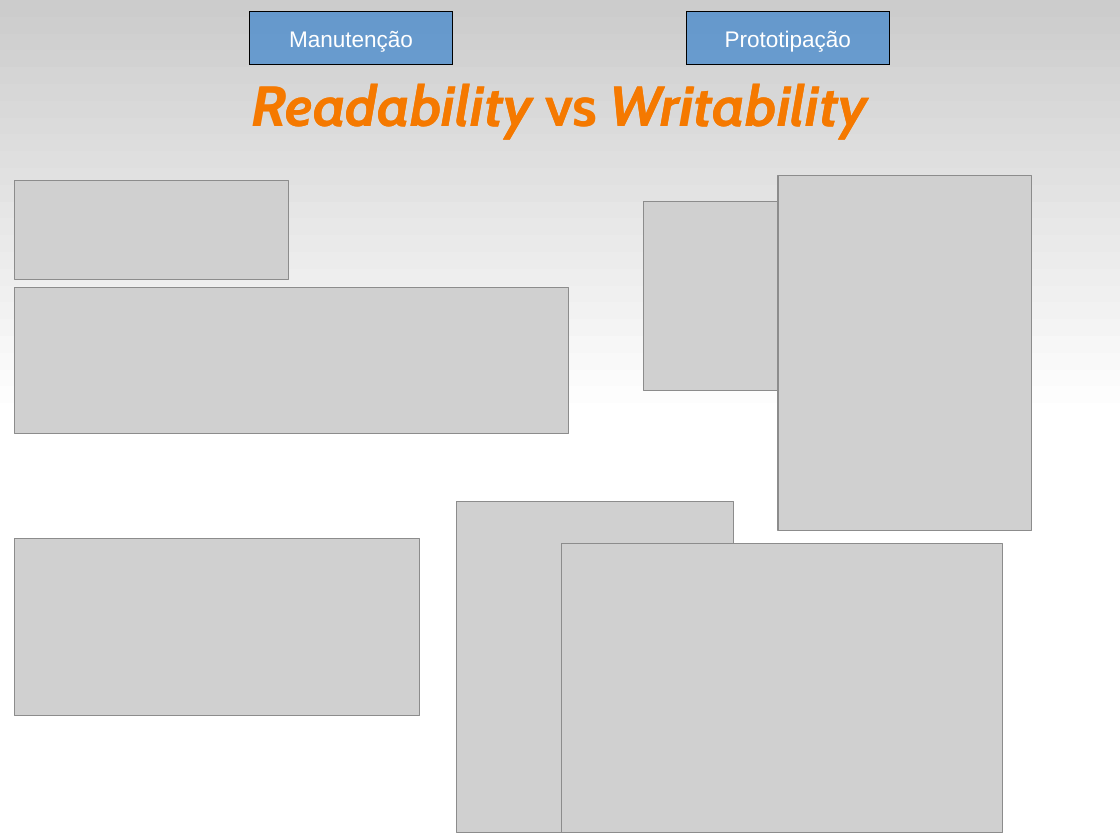
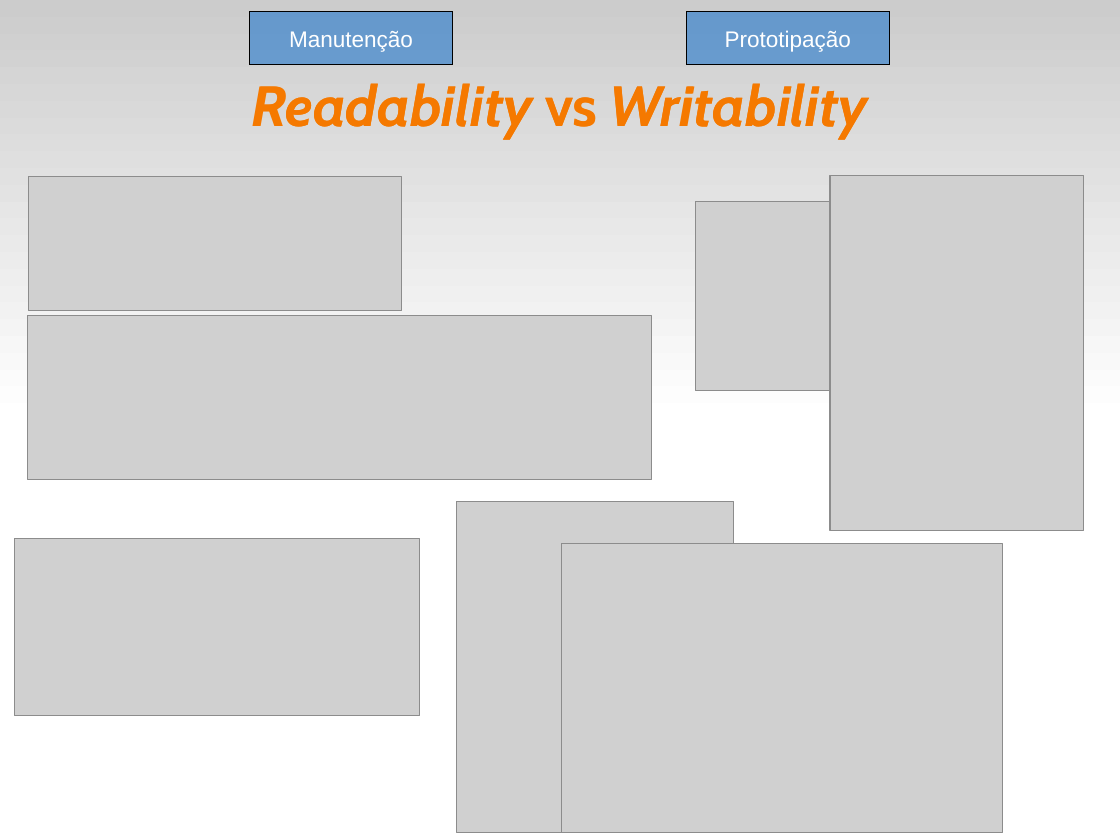
Before and after one commit to fsantanna-uerj/EDL, a slide deck: slide 15 of slides/edl-01.odp (slide 13 before the commit). Drawn at 1120x840 pixels with LibreOffice and Linux fonts; fonts in the diff are those of the drawing; grey boxes stand for pictures. Boxes give left, top, right and bottom in pixels: in the first picture for what was removed or moved away, otherwise in the second. Text is boxed around its words. In the diff, an @@ line names an element or a change of style, - is before the commit and + after.

```diff
--- a/slides/edl-01.odp
+++ b/slides/edl-01.odp
@@ picture: place and size @@
-picture at <box>14,181,289,279</box>
+picture at <box>28,177,401,311</box>
@@ picture: place and size @@
-picture at <box>779,176,1033,531</box>
+picture at <box>830,176,1084,531</box>
@@ picture: place and size @@
-picture at <box>643,202,992,391</box>
+picture at <box>695,202,1044,391</box>
@@ picture: place and size @@
-picture at <box>14,288,569,434</box>
+picture at <box>28,315,652,480</box>
```
Also in this commit, not shown: 1 other slide changed, 2 slides added, 2 other files.
